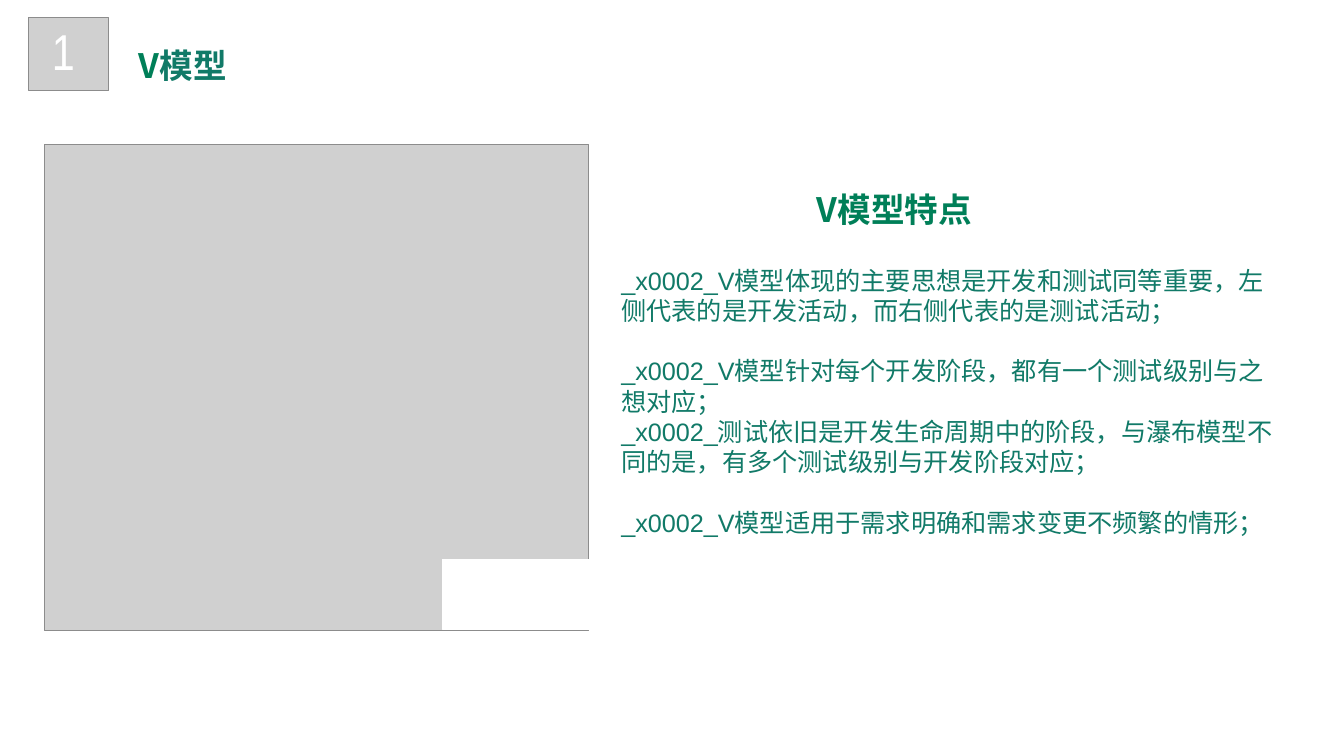
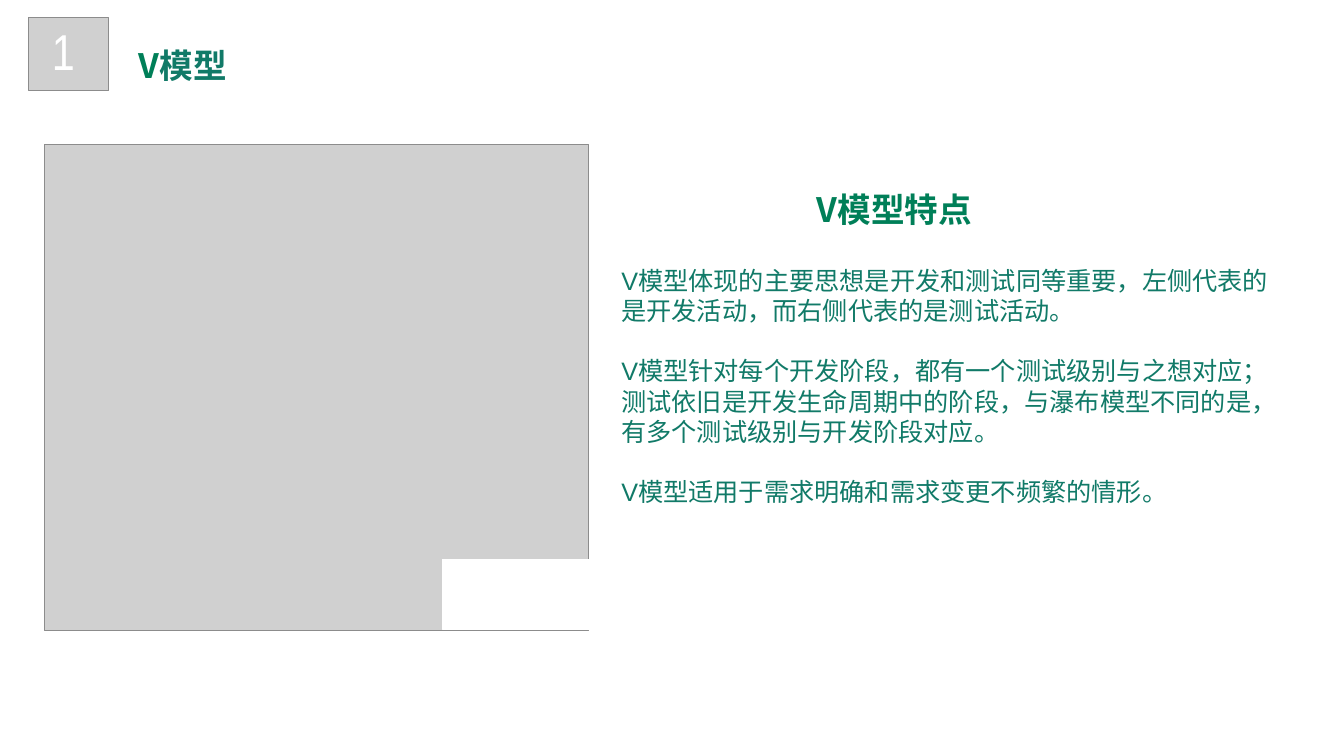
Before and after one commit to PRD-14/1, a slide deck: slide 7 of 软件工程系列课程教学辅助网站/非受控文档/PPT等/软件测试过程模型.pptx. Drawn at 1344x756 pixels with LibreOffice and Linux fonts; fonts in the diff are those of the drawing; grey boxes stand for pictures. Boxes give left, top, right and bottom in pixels: in the first picture for what was removed or moved away, otherwise in the second. Text is boxed around its words. In the diff, an @@ line names an element or a change of style, - is before the commit and + after.

Commit message:
软件测试过程模型PPT修改

```diff
--- a/软件工程系列课程教学辅助网站/非受控文档/PPT等/软件测试过程模型.pptx
+++ b/软件工程系列课程教学辅助网站/非受控文档/PPT等/软件测试过程模型.pptx
@@ text at (621, 269, 1276, 503): text changed @@
-_x0002_V模型体现的主要思想是开发和测试同等重要，左侧代表的是开发活动，而右侧代表的是测试活动；
-_x0002_V模型针对每个开发阶段，都有一个测试级别与之想对应；
-_x0002_测试依旧是开发生命周期中的阶段，与瀑布模型不同的是，有多个测试级别与开发阶段对应；
-_x0002_V模型适用于需求明确和需求变更不频繁的情形；
+V模型体现的主要思想是开发和测试同等重要，左侧代表的是开发活动，而右侧代表的是测试活动。
+V模型针对每个开发阶段，都有一个测试级别与之想对应；
+测试依旧是开发生命周期中的阶段，与瀑布模型不同的是，有多个测试级别与开发阶段对应。
+V模型适用于需求明确和需求变更不频繁的情形。
```
Also in this commit, not shown: 1 other slide changed.
